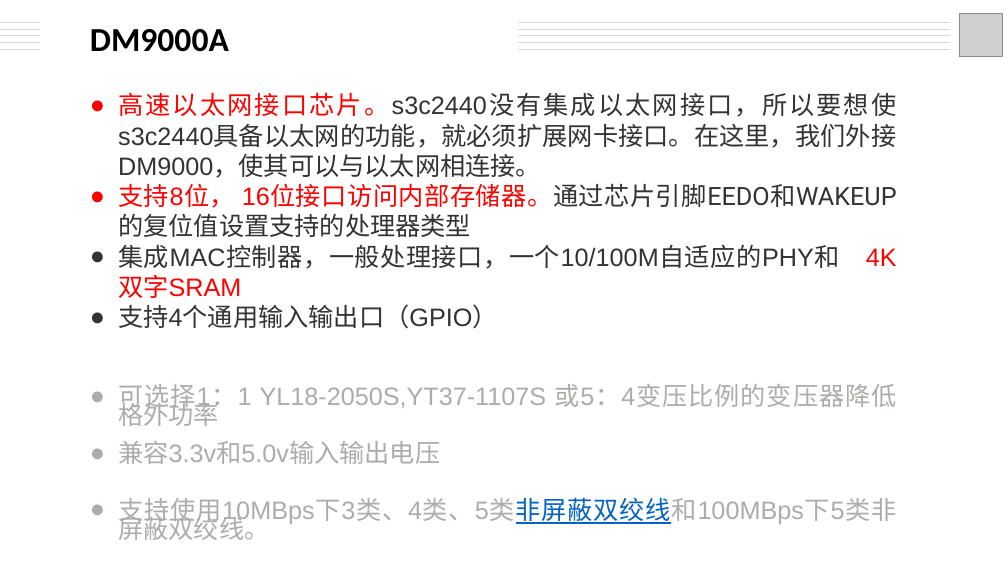
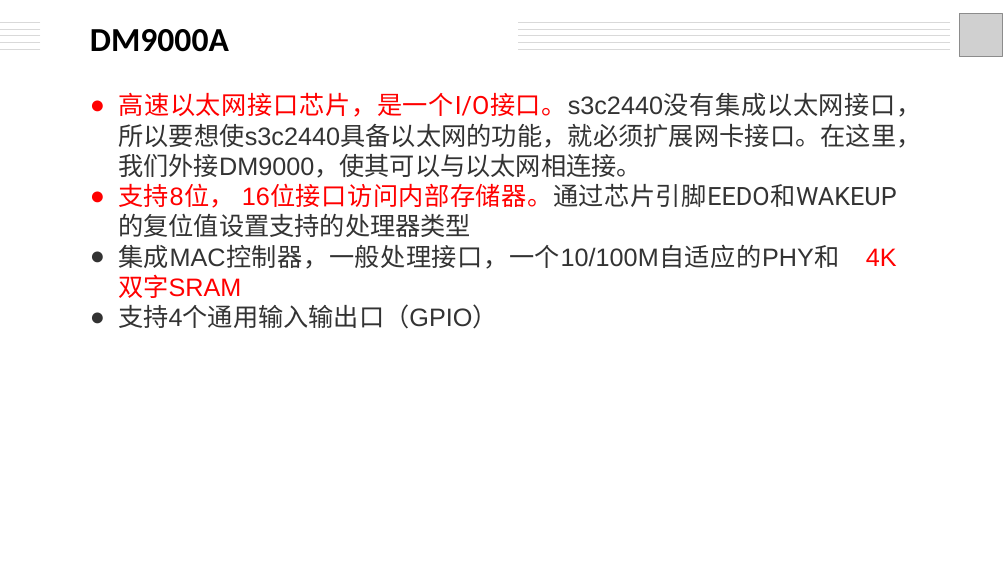
Before and after one commit to deswinteil/Car-anti-theft-system-design, a slide deck: slide 1 of ppt/6.pptx. Drawn at 1008x567 pixels with LibreOffice and Linux fonts; fonts in the diff are those of the drawing; grey boxes stand for pictures. Boxes give left, top, right and bottom in pixels: in the first picture for what was removed or moved away, otherwise in the second. Text is boxed around its words. In the diff, an @@ line names an element or a change of style, - is before the commit and + after.

```diff
--- a/ppt/6.pptx
+++ b/ppt/6.pptx
@@ text at [118,92,922,178]: text changed @@
-● 高速以太网接口芯片。s3c2440没有集成以太网接口，所以要想使s3c2440具备以太网的功能，就必须扩展网卡接口。在这里，我们外接DM9000，使其可以与以太网相连接。
+● 高速以太网接口芯片，是一个I/O接口。s3c2440没有集成以太网接口，所以要想使s3c2440具备以太网的功能，就必须扩展网卡接口。在这里，我们外接DM9000，使其可以与以太网相连接。
@@ text at [118,384,896,540]: paragraphs removed @@
-● 可选择1：1 YL18-2050S,YT37-1107S 或5：4变压比例的变压器降低格外功率
-● 兼容3.3v和5.0v输入输出电压
-● 支持使用10MBps下3类、4类、5类非屏蔽双绞线和100MBps下5类非屏蔽双绞线。
```
Also in this commit, not shown: 3 other slides changed, 1 other file.
